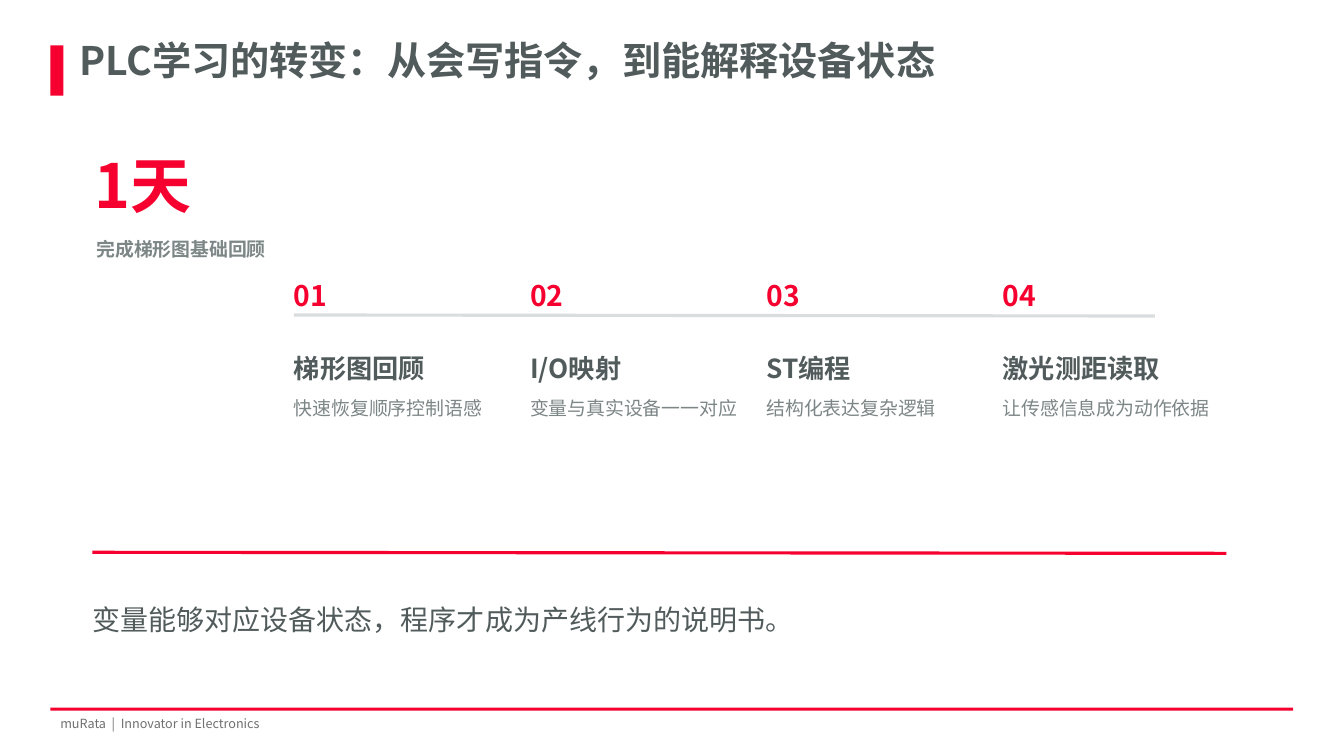
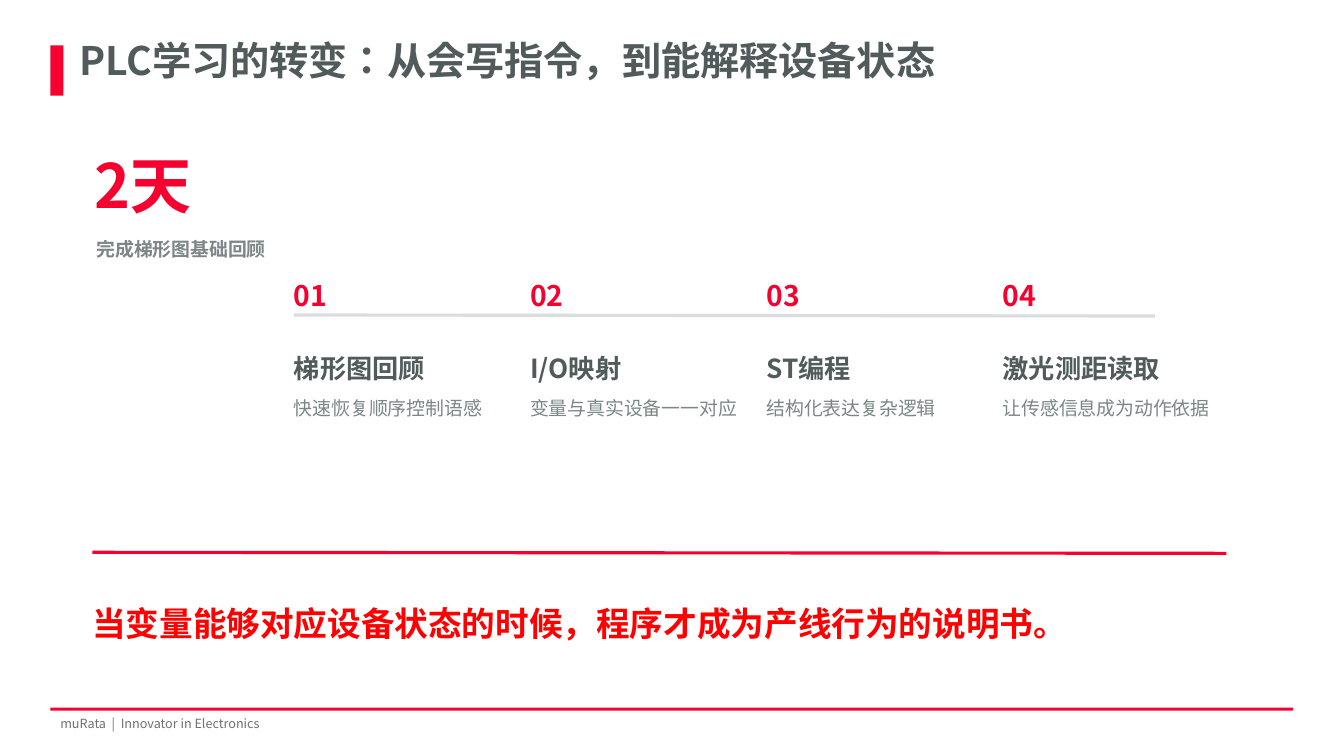
Before and after one commit to Zhang-Bo-glitch/muRata, a slide deck: slide 10 of 结业汇报co.pptx. Drawn at 1344x756 pixels with LibreOffice and Linux fonts; fonts in the diff are those of the drawing; background and template pictures are left out. Boxes give left, top, right and bottom in pixels: in the first picture for what was removed or moved away, otherwise in the second. Text is boxed around its words. In the diff, an @@ line names an element or a change of style, - is before the commit and + after.

```diff
--- a/结业汇报co.pptx
+++ b/结业汇报co.pptx
@@ text at [94, 160, 191, 214]: text changed @@
-1天
+2天
@@ text at [92, 607, 1066, 641]: text changed; size 20 to 24 pt; text colour #525B5C to #FF0000; bold on @@
-变量能够对应设备状态，程序才成为产线行为的说明书。
+当变量能够对应设备状态的时候，程序才成为产线行为的说明书。
```
Also in this commit, not shown: 6 other slides changed.
